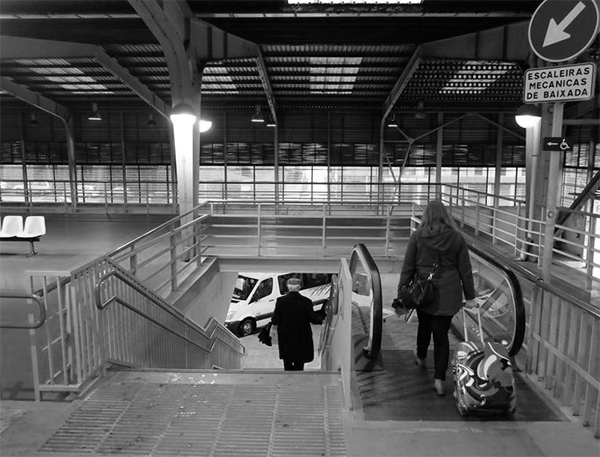
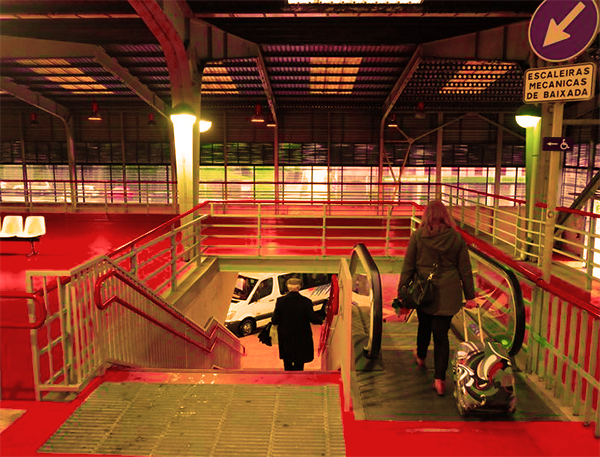
Before/after of a w=600, h=457 layered artwork. What changed in the layer stack:
pixels changed over [0,0,600,457] (layer not identified)
